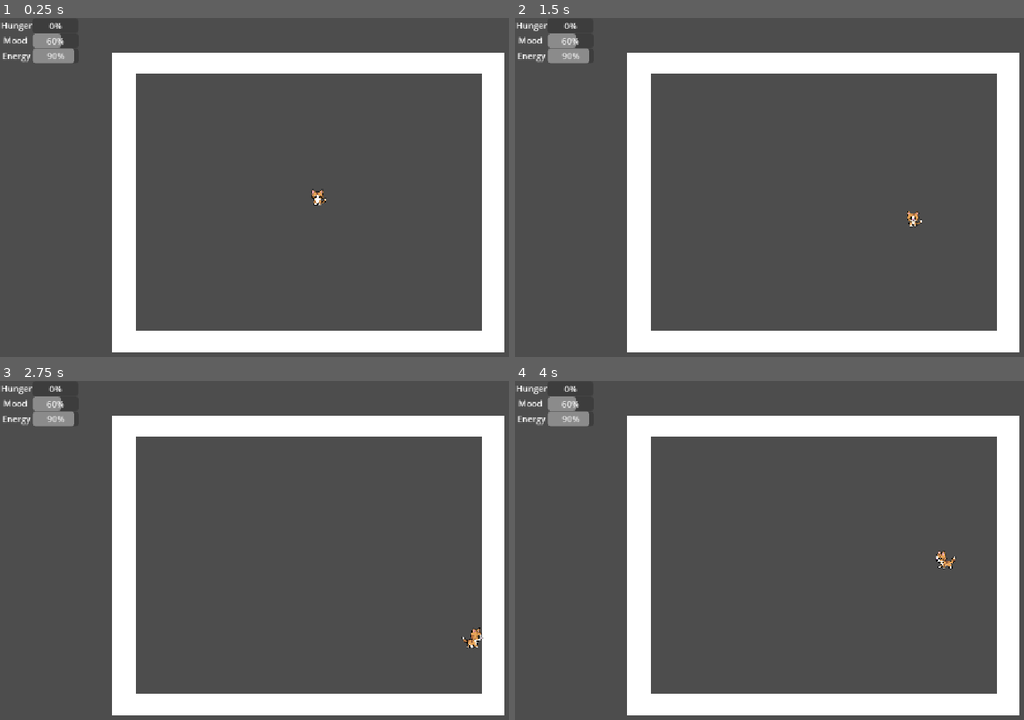
Above: before the commit, frames 1-4 (two rows, left to right).
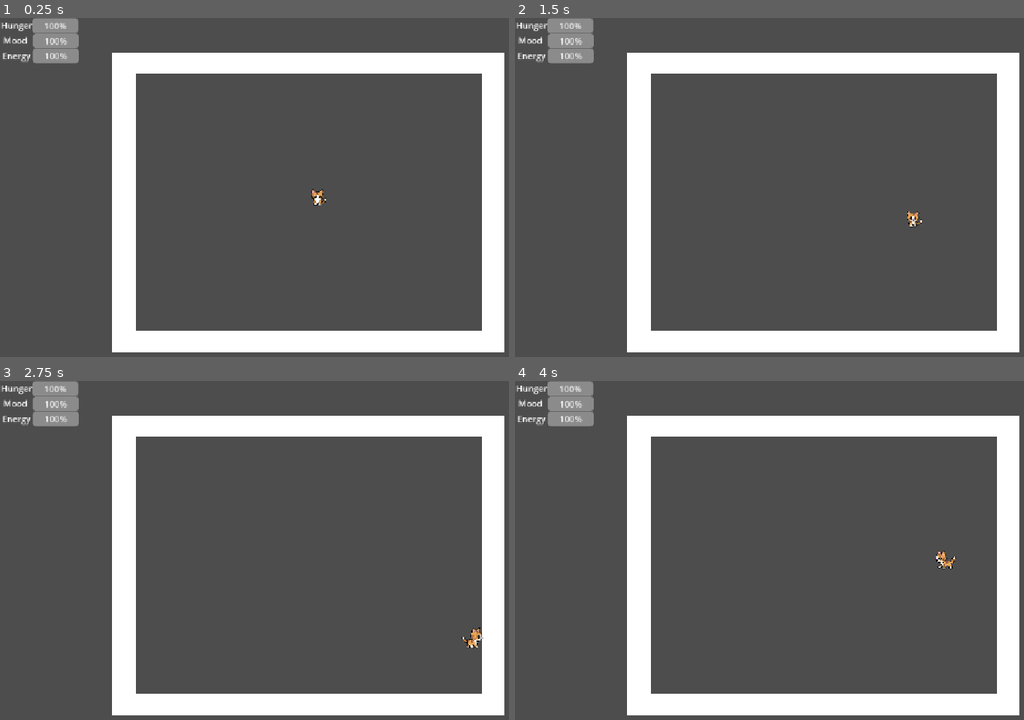
Above: after the commit, the same moments.

Repository: Kysuke727/pixelcat
Game: Godot game, scene res://scenes/main.tscn
Same seed, same stepped clock (60 frames per second), same inputs: the game is played once before the commit and once after it.
Inputs:
- Up to frame 1 (0.25 s): no input
- Up to frame 2 (1.5 s): tap Enter at 0.5 s; hold D (move_right) 0.53-1.28 s; hold S (move_down) from 1.28 s (still down)
- Up to frame 3 (2.75 s): release S (move_down) at 2.03 s; hold D (move_right) from 2.03 s (still down)
- Up to frame 4 (4 s): release D (move_right) at 2.78 s; hold W (move_up) 2.78-3.53 s; hold A (move_left) from 3.53 s (still down)

The runs differ from the first frame. In frame 1, 0.7% of the frame differs, in the area x 6-16%, y 0-14%; in frame 2, 0.7%; in frame 3, 0.7%; in frame 4, 0.7%.

Commit message:
feat: add cat status system

Diff:
--- a/scenes/player/cat.tscn
+++ b/scenes/player/cat.tscn
@@ -7,6 +7,7 @@
 [ext_resource type="Texture2D" uid="uid://cnkujbaypkhqj" path="res://assets/characters/cat/walk_left.png" id="5_go1w6"]
 [ext_resource type="Texture2D" uid="uid://co6wqujk8ui1l" path="res://assets/characters/cat/walk_right_temp.png" id="6_8pl4k"]
 [ext_resource type="Texture2D" uid="uid://dtk486wxgd3yj" path="res://assets/characters/cat/walk_up.png" id="7_pqgx7"]
+[ext_resource type="Script" uid="uid://bi17c5p1b3uar" path="res://scenes/player/cat_stats.gd" id="8_go1w6"]
 
 [sub_resource type="RectangleShape2D" id="RectangleShape2D_o5qli"]
 size = Vector2(21, 15)
@@ -194,3 +195,6 @@
 [node name="AnimatedSprite2D" type="AnimatedSprite2D" parent="." unique_id=1139835518]
 sprite_frames = SubResource("SpriteFrames_ab0bu")
 animation = &"walk_down"
+
+[node name="Stats" type="Node" parent="." unique_id=681362496]
+script = ExtResource("8_go1w6")
--- /dev/null
+++ b/scenes/player/cat_stats.gd
@@ -0,0 +1,16 @@
+extends Node
+var hunger: int = 100
+var mood: int = 100
+var energy: int = 100
+func add_hunger(amount: int) -> void:
+	hunger = clamp(hunger + amount, 0, 100)
+func reduce_hunger(amount: int) -> void:
+	hunger = clamp(hunger - amount, 0, 100)
+func add_mood(amount: int) -> void:
+	mood = clamp(mood + amount, 0, 100)
+func reduce_mood(amount: int) -> void:
+	mood = clamp(mood - amount, 0, 100)
+func add_energy(amount: int) ->void:
+	energy = clamp(energy + amount, 0, 100)
+func reduce_energy(amount: int) -> void:
+	energy = clamp(energy - amount, 0, 100)
--- /dev/null
+++ b/scenes/ui/ui_main.gd
@@ -0,0 +1,9 @@
+extends Control
+@onready var hunger_bar = $HungerBar
+@onready var mood_bar = $MoodBar
+@onready var energy_bar = $EnergyBar
+@onready var stats = get_tree().current_scene.get_node("Cat/Stats")
+func _process(delta) -> void:
+	hunger_bar.value = stats.hunger
+	mood_bar.value = stats.mood
+	energy_bar.value = stats.energy
--- a/scenes/ui/ui_main.tscn
+++ b/scenes/ui/ui_main.tscn
@@ -1,4 +1,6 @@
 [gd_scene format=3 uid="uid://b4tumclyonk3g"]
+
+[ext_resource type="Script" uid="uid://bxo7cb56ea8nf" path="res://scenes/ui/ui_main.gd" id="1_1pib8"]
 
 [node name="UI" type="Control" unique_id=1590554557]
 layout_mode = 3
@@ -7,6 +9,7 @@
 anchor_bottom = 1.0
 grow_horizontal = 2
 grow_vertical = 2
+script = ExtResource("1_1pib8")
 
 [node name="HungerLabel" type="Label" parent="." unique_id=476111044]
 layout_mode = 0
Not shown, added: scenes/player/cat_stats.gd.uid
Not shown, added: scenes/ui/ui_main.gd.uid
